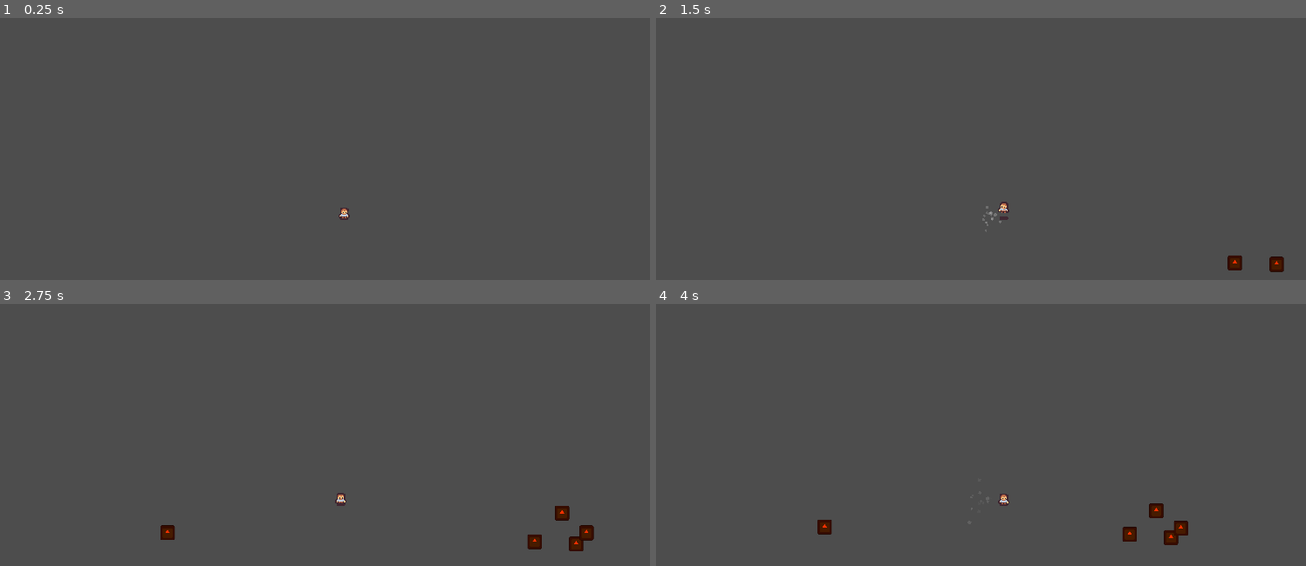
Above: before the commit, frames 1-4 (two rows, left to right).
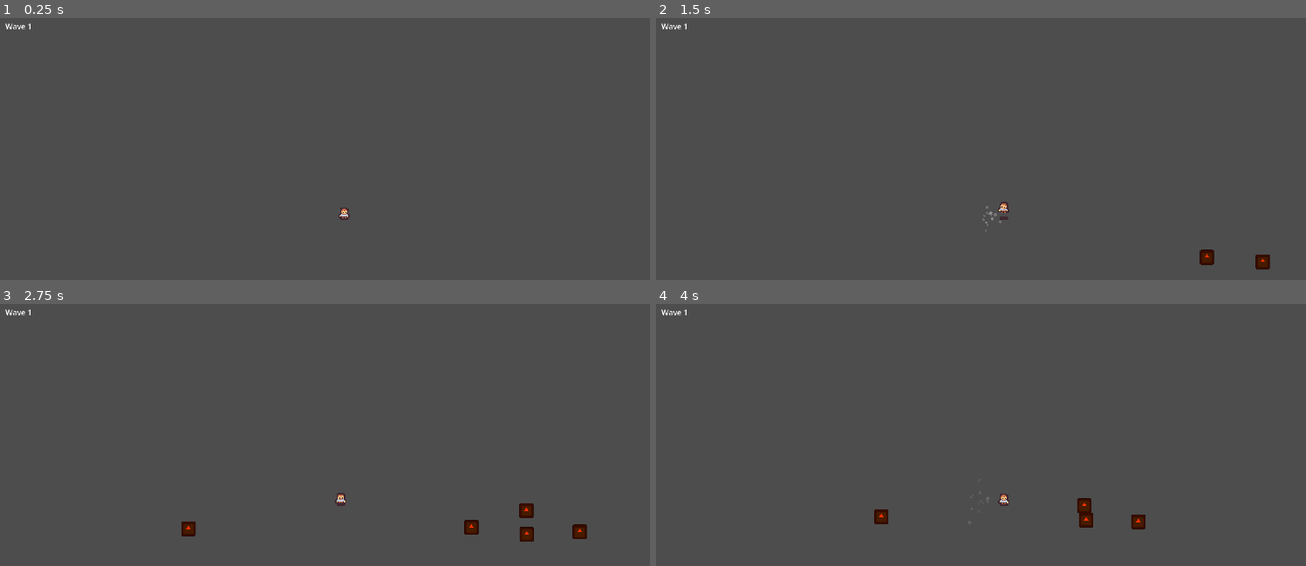
Above: after the commit, the same moments.

Repository: tswic-highdesert/eclipsejam
Game: Godot game, scene res://Levels/wave_testing2.tscn
Two runs of this game, one before a commit and one after it. Both use one fixed random seed, a clock stepped at 60 frames per second and the inputs below. Before the commit the project starts from res://Levels/wave_testing.tscn. The engine's default icon, where the game draws it, is replaced by a stand-in: a white triangle on a blue panel in a dark square.
Inputs (mouse positions are in pixels of both pictures, inside the frame that each line leads up to):
- Up to frame 1 (0.25 s): no input
- Up to frame 2 (1.5 s): tap Enter (ui_accept) at 0.5, 0.6, 0.77, 1.07, 1.35 s; move the mouse to (1156, 193) at 0.52 s; hold Right (ui_right) from 0.53 s (still down); move the mouse to (864, 232) at 1.27 s
- Up to frame 3 (2.75 s): tap Enter (ui_accept) at 1.52, 1.82, 2.1 s; move the mouse to (416, 411) at 2.02 s; release Right (ui_right) at 2.03 s; hold Left (ui_left) from 2.03 s (still down)
- Up to frame 4 (4 s): move the mouse to (outside the picture) at 2.77 s; release Left (ui_left) at 2.78 s; hold Right (ui_right) from 2.78 s (still down); tap Enter (ui_accept) at 2.85, 3.02, 3.32, 3.6, 3.77 s; move the mouse to (1208, 558) at 3.52 s

The runs differ from the first frame. In frame 1, less than 0.1% of the frame differs, in the area x 0-5%, y 1-5%; in frame 2, 0.6%; in frame 3, 1.1%; in frame 4, 1.1%, in the area x 0-82%, y 1-93%.

Commit message:
Wave System + Basic UI

Diff:
--- a/eclipseJam/Enemies/ParentEnemy.gd
+++ b/eclipseJam/Enemies/ParentEnemy.gd
@@ -1,8 +1,8 @@
 extends CharacterBody2D
 
 
-@export var normalSpeed = 35
-@export var aggroSpeed = 55
+@export var normalSpeed = 75
+@export var aggroSpeed = 115
 
 #@onready var aggroRadius = $aggroRadius.transform
 
@@ -27,7 +27,5 @@
 
 func _on_aggro_radius_body_entered(body):
 	currentSpeed = aggroSpeed
-
-func _on_enemy_destroyed():
-	emit_signal("enemy_destroyed")
-	queue_free()  # Destroy the enemy instance
+	SignalManager.enemy_destroyed.emit(self)
+	queue_free()
--- a/eclipseJam/Enemies/harpee.gd
+++ /dev/null
@@ -1 +0,0 @@
-extends "res://Enemies/RangedParent.gd"
--- a/eclipseJam/Enemies/harpee.tscn
+++ b/eclipseJam/Enemies/harpee.tscn
@@ -1,7 +1,6 @@
-[gd_scene load_steps=3 format=3 uid="uid://hqu7v5bkhffy"]
+[gd_scene load_steps=2 format=3 uid="uid://hqu7v5bkhffy"]
 
 [ext_resource type="PackedScene" uid="uid://b2ml2ab3r0cew" path="res://Enemies/RangedParent.tscn" id="1_hj3sd"]
-[ext_resource type="Script" path="res://Enemies/harpee.gd" id="2_qk8p5"]
 
 [node name="Harpee" instance=ExtResource("1_hj3sd")]
-script = ExtResource("2_qk8p5")
+aggroSpeed = 115
--- a/eclipseJam/Enemies/medusa.gd
+++ /dev/null
@@ -1,28 +0,0 @@
-extends "res://Enemies/RangedParent.gd"
-
-
-const SPEED = 300.0
-const JUMP_VELOCITY = -400.0
-
-# Get the gravity from the project settings to be synced with RigidBody nodes.
-var gravity = ProjectSettings.get_setting("physics/2d/default_gravity")
-
-
-func _physics_process(delta):
-	# Add the gravity.
-	if not is_on_floor():
-		velocity.y += gravity * delta
-
-	# Handle jump.
-	if Input.is_action_just_pressed("ui_accept") and is_on_floor():
-		velocity.y = JUMP_VELOCITY
-
-	# Get the input direction and handle the movement/deceleration.
-	# As good practice, you should replace UI actions with custom gameplay actions.
-	var direction = Input.get_axis("ui_left", "ui_right")
-	if direction:
-		velocity.x = direction * SPEED
-	else:
-		velocity.x = move_toward(velocity.x, 0, SPEED)
-
-	move_and_slide()
--- a/eclipseJam/Enemies/medusa.tscn
+++ b/eclipseJam/Enemies/medusa.tscn
@@ -1,7 +1,5 @@
-[gd_scene load_steps=3 format=3 uid="uid://03tf5yiipppp"]
+[gd_scene load_steps=2 format=3 uid="uid://03tf5yiipppp"]
 
 [ext_resource type="PackedScene" uid="uid://b2ml2ab3r0cew" path="res://Enemies/RangedParent.tscn" id="1_ou370"]
-[ext_resource type="Script" path="res://Enemies/medusa.gd" id="2_r4p38"]
 
 [node name="Medusa" instance=ExtResource("1_ou370")]
-script = ExtResource("2_r4p38")
--- a/eclipseJam/Levels/ArenaManager.gd
+++ b/eclipseJam/Levels/ArenaManager.gd
@@ -17,9 +17,10 @@
 
 @onready var spawnArea1 = $"Spawn Area 1"
 @onready var spawnArea2 = $"Spawn Area 2"
+@onready var waveText = $CanvasLayer/Label
 
 var WaveOne = {"enemies": [GHOST], "maxEnemies": 5}
-var WaveTwo = {"enemies": [GHOST, HARPEE], "maxEnemies": 35}
+var WaveTwo = {"enemies": [GHOST, HARPEE], "maxEnemies": 8}
 var WaveThree = {"enemies": [GHOST, HARPEE, CYCLOPS], "maxEnemies": 55}
 var WaveFour = {"enemies": [GHOST, HARPEE, CYCLOPS, MINOTAUR], "maxEnemies": 75}
 var WaveFive = {"enemies": [GHOST, HARPEE, CYCLOPS, MINOTAUR, MEDUSA], "maxEnemies": 105}
@@ -31,6 +32,7 @@
 
 func _ready():
 	setWave(WaveOne)
+	SignalManager.enemy_destroyed.connect(_on_enemy_destroyed)
 
 func setWave(wave):
 	currentWave = wave
@@ -56,34 +58,44 @@
 		enemiesSpawnedCount += 1  # Increment the counter
 
 		# Connect to the enemy's signal when it's destroyed
-		spawnedEnemy.connect("enemy_destroyed", _on_enemy_destroyed)
+		#spawnedEnemy.connect("enemy_destroyed", _on_enemy_destroyed)
 
 func chooseSpawnArea():
 	var randomIndex = randi() % 2  # Assuming you have 2 spawn areas
 	return [spawnArea1, spawnArea2][randomIndex]
-
-func _on_timer_timeout():
-	spawn_enemies()
 
 func _on_enemy_destroyed(enemy):
 	# Remove the destroyed enemy from the enemiesAlive list
 	if enemiesAlive.has(enemy):
 		enemiesAlive.erase(enemy)
 	checkWaveStatus()
-	print ("made it")
+
+func _on_enemy_spawn_timer_timeout():
+	spawn_enemies()
 
 func checkWaveStatus():
-	if enemiesAlive.size() == 0 and enemyLineUp.size() == 0:
-		startNextWave()
+	if enemiesAlive.size() == 0:
+		$waveCooldown.start()
+
+func _on_wave_cooldown_timeout():
+	startNextWave()
 
 func startNextWave():
 	if currentWave == WaveOne:
 		setWave(WaveTwo)
+		waveText.text = "Wave 2"
+		return
 	if currentWave == WaveTwo:
 		setWave(WaveThree)
+		waveText.text = "Wave 3"
+		return
 	if currentWave == WaveThree:
 		setWave(WaveFour)
+		waveText.text = "Wave 4"
+		return
 	if currentWave == WaveFour:
 		setWave(WaveFive)
+		waveText.text = "Wave 5"
+		return
 	else:
-		print ("waves complete")
+		print ("Waves Completed!")
--- /dev/null
+++ b/eclipseJam/Levels/wave_testing2.tscn
@@ -0,0 +1,68 @@
+[gd_scene load_steps=6 format=3 uid="uid://bvbwfg6o4ict3"]
+
+[ext_resource type="Script" path="res://Levels/ArenaManager.gd" id="1_igx65"]
+[ext_resource type="PackedScene" uid="uid://yi5w2jbg0rcc" path="res://Player/player.tscn" id="2_s8woa"]
+
+[sub_resource type="RectangleShape2D" id="RectangleShape2D_ribce"]
+size = Vector2(170.5, 349.5)
+
+[sub_resource type="Theme" id="Theme_mrw2r"]
+Label/fonts/font = null
+
+[sub_resource type="SystemFont" id="SystemFont_yuolu"]
+
+[node name="Wave Level" type="Node2D"]
+script = ExtResource("1_igx65")
+
+[node name="Player" parent="." instance=ExtResource("2_s8woa")]
+position = Vector2(508, 127)
+rotation = 0.00247443
+collision_mask = 14
+
+[node name="RemoteTransform2D" parent="Player" index="4"]
+remote_path = NodePath("../../Camera2D")
+
+[node name="Camera2D" type="Camera2D" parent="."]
+position = Vector2(508, 127)
+rotation = 0.00247443
+zoom = Vector2(2, 2)
+position_smoothing_enabled = true
+position_smoothing_speed = 10.0
+
+[node name="Spawn Area 1" type="Area2D" parent="."]
+position = Vector2(312, 132)
+
+[node name="CollisionShape2D" type="CollisionShape2D" parent="Spawn Area 1"]
+position = Vector2(-4, -2)
+shape = SubResource("RectangleShape2D_ribce")
+
+[node name="Spawn Area 2" type="Area2D" parent="."]
+position = Vector2(947, 129)
+
+[node name="CollisionShape2D" type="CollisionShape2D" parent="Spawn Area 2"]
+position = Vector2(-2, 1)
+shape = SubResource("RectangleShape2D_ribce")
+
+[node name="waveCooldown" type="Timer" parent="."]
+wait_time = 5.0
+
+[node name="enemySpawnTimer" type="Timer" parent="."]
+wait_time = 0.5
+autostart = true
+
+[node name="CanvasLayer" type="CanvasLayer" parent="."]
+
+[node name="Label" type="Label" parent="CanvasLayer"]
+offset_left = 27.0
+offset_top = 11.0
+offset_right = 480.0
+offset_bottom = 134.0
+theme = SubResource("Theme_mrw2r")
+theme_override_fonts/font = SubResource("SystemFont_yuolu")
+theme_override_font_sizes/font_size = 21
+text = "Wave 1"
+
+[connection signal="timeout" from="waveCooldown" to="." method="_on_wave_cooldown_timeout"]
+[connection signal="timeout" from="enemySpawnTimer" to="." method="_on_enemy_spawn_timer_timeout"]
+
+[editable path="Player"]
--- a/eclipseJam/Player/player_controller.gd
+++ b/eclipseJam/Player/player_controller.gd
@@ -55,6 +55,7 @@
 	var look_vector = get_global_mouse_position() - global_position
 	$RayCast2D.global_rotation = atan2(look_vector.y, look_vector.x) - PI/2
 
+
 func switch_weapon():
 	pass
 
--- /dev/null
+++ b/eclipseJam/Singletons/SignalManager.gd
@@ -0,0 +1,5 @@
+extends Node
+
+
+# warning-ignore-all:unused_signal
+signal enemy_destroyed(enemy)
--- a/eclipseJam/project.godot
+++ b/eclipseJam/project.godot
@@ -11,7 +11,7 @@
 [application]
 
 config/name="Eclipse Jam"
-run/main_scene="res://Levels/wave_testing.tscn"
+run/main_scene="res://Levels/wave_testing2.tscn"
 config/features=PackedStringArray("4.2", "Mobile")
 config/icon="res://icon.svg"
 
@@ -20,6 +20,7 @@
 Global="*res://Singletons/Global.gd"
 Music="*res://Singletons/Music.tscn"
 SoundFX="*res://Singletons/SoundFX.tscn"
+SignalManager="*res://Singletons/SignalManager.gd"
 
 [display]
 
